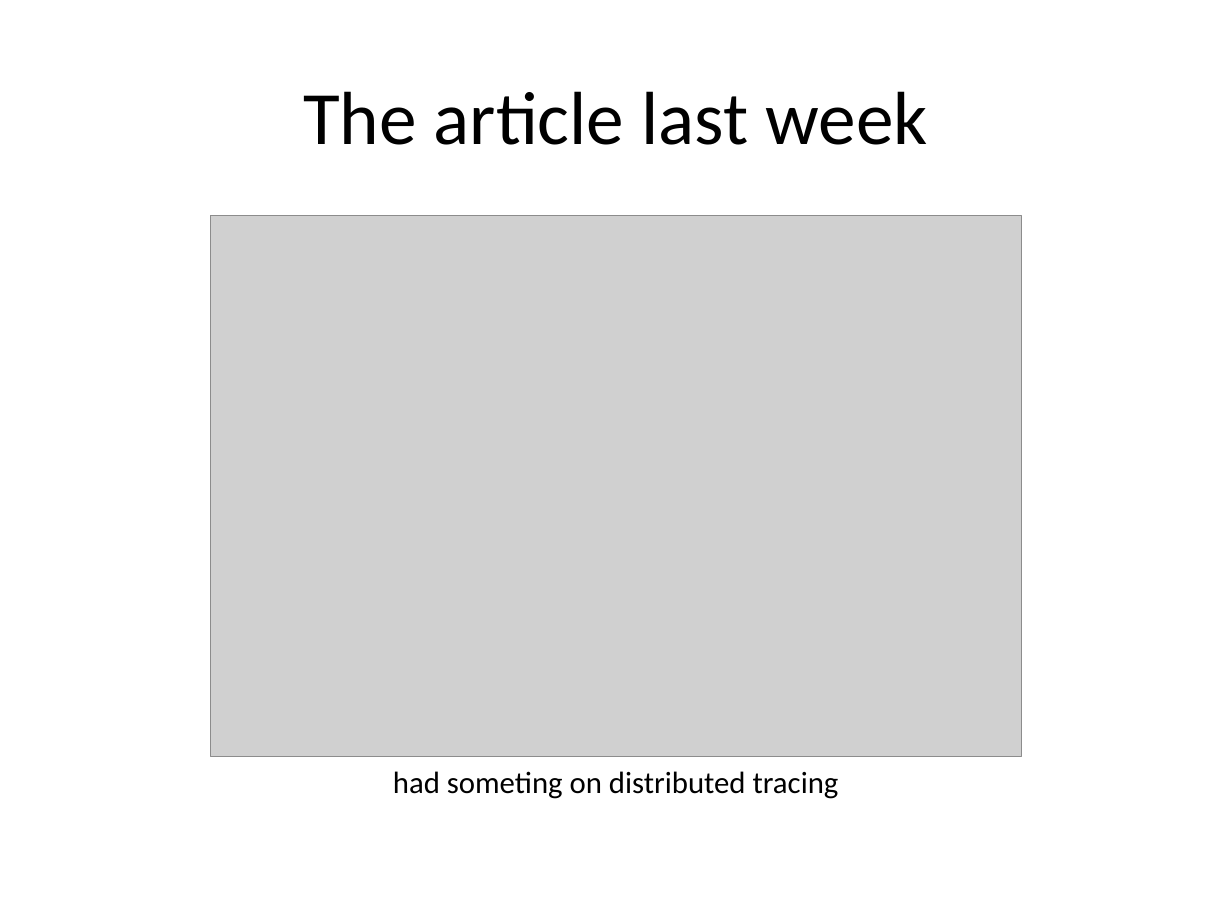
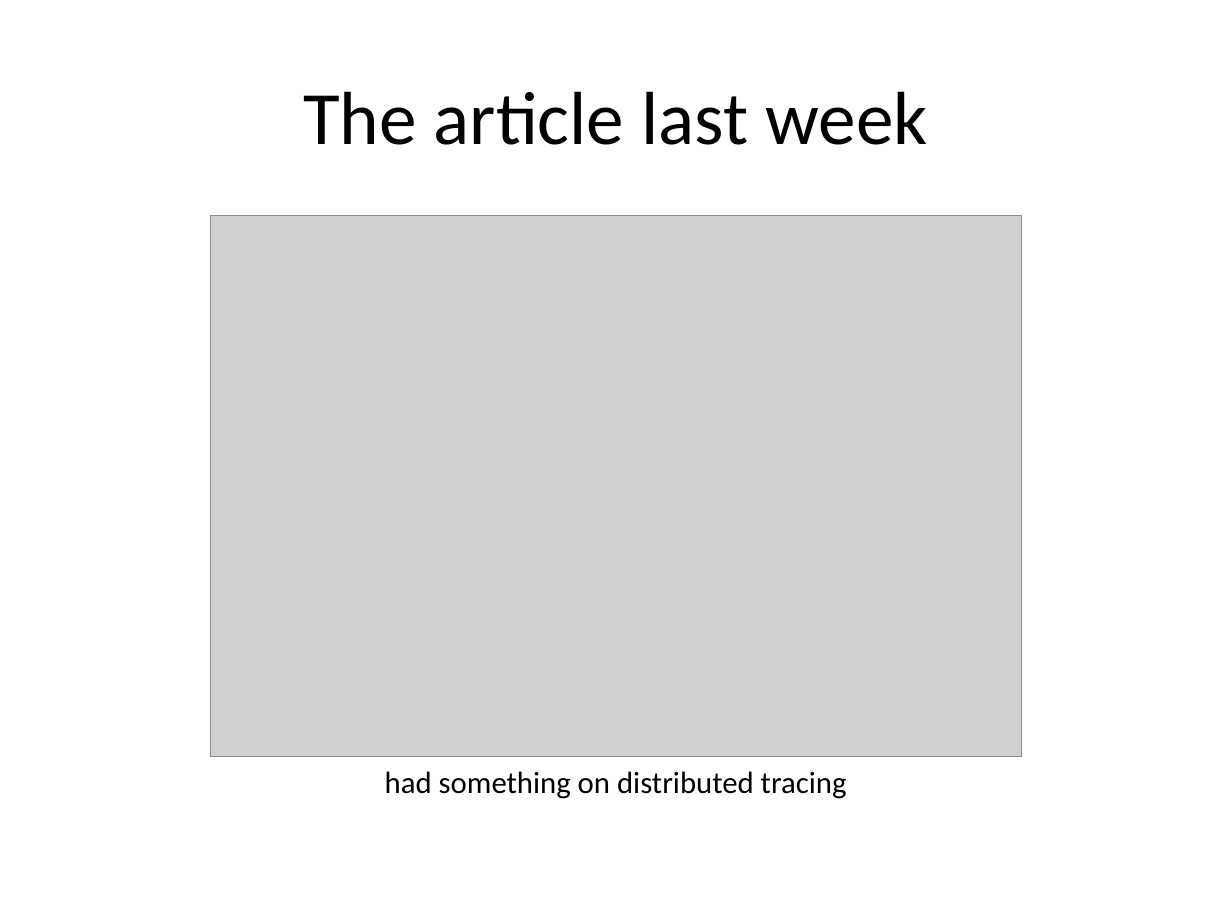
Before and after one commit to rhildred/INFO8985, a slide deck: slide 12 of microfrontend_instrumenting/slides.pptx. Drawn at 1232x924 pixels with LibreOffice and Linux fonts; fonts in the diff are those of the drawing; grey boxes stand for pictures. Boxes give left, top, right and bottom in pixels: in the first picture for what was removed or moved away, otherwise in the second. Text is boxed around its words. In the diff, an @@ line names an element or a change of style, - is before the commit and + after.

```diff
--- a/microfrontend_instrumenting/slides.pptx
+++ b/microfrontend_instrumenting/slides.pptx
@@ text at (385,771,847,799): text changed @@
-had someting on distributed tracing
+had something on distributed tracing
```
Also in this commit, not shown: 1 other slide changed, 1 slide added, 14 other files.
